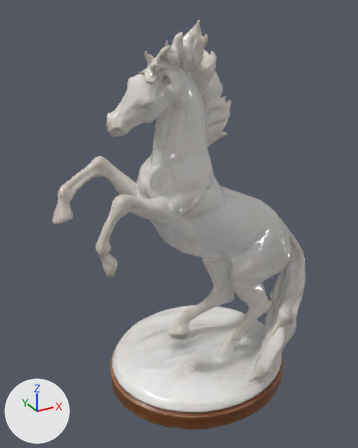
What one commit did to the glTF model assets/models/horse_statue_01.glb.
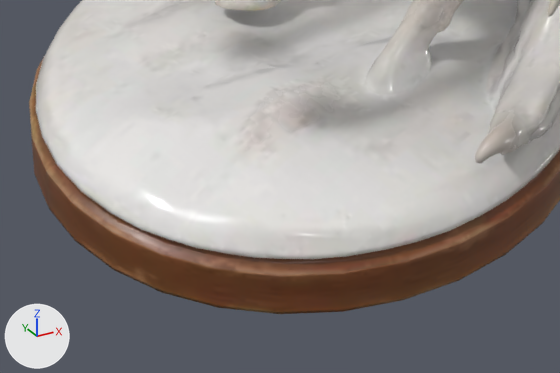
There are two pictures of each version: one whole from a camera (50 mm lens) standing at (-0.142, -0.233, 0.226) and looking at (-0.012, 0.004, 0.108), one close up on the part from 28% to 77% of the width and 74% to 100% of the height. The axes (+X, +Y, +Z) are drawn at lower left. The lights are the same throughout. The older version's two pictures come first. Where no turn or scale is listed for an object, it has been applied to the vertices. Vertices at exactly the same position are counted once.

The first close-up shows 'horse_statue_01'.
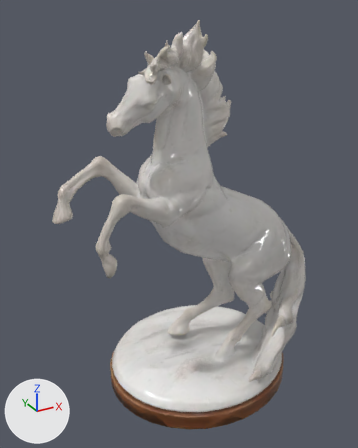
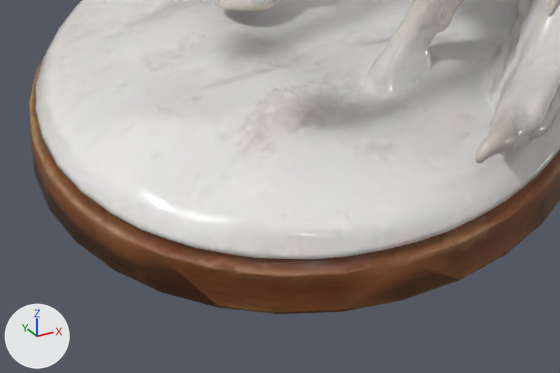
Where the newer file only moved an object's origin or applied its transform, the numbers keep the older frame.

What differs and where, as boxes [x1, y1, x2, y2] in the close-ups (560 x 373 px):
part 1 of me_plane, reshaped
    before: [29, 0, 560, 309]
    after: [346, 0, 560, 259]

Edits to the bpy script that builds the scene:
```text
Change me_plane:
    used by ob_horse_statue_01; location = (-0.0037, 0.0, 0.1085)
    remove me_plane.from_pydata(...)  # 11239 vertices, 22388 faces; spans x -0.082..0.082, y -0.054..0.054, z -0.108..0.112
    add me_plane.from_pydata(...)  # 10812 vertices, 21534 faces; spans x -0.081..0.081, y -0.054..0.054, z -0.108..0.112
    me_plane part 1: 41 vertices moved within x -0.019..0.06, y -0.053..0.052, z -0.097..-0.06; 107 vertices removed from x -0.056..0.066, y -0.053..0.054, z -0.108..-0.023; 4 vertices added at x -0.007..0.052, y -0.053..-0.002, z -0.098..-0.072
    other edits to the shape of me_plane do not show in these pictures
```
